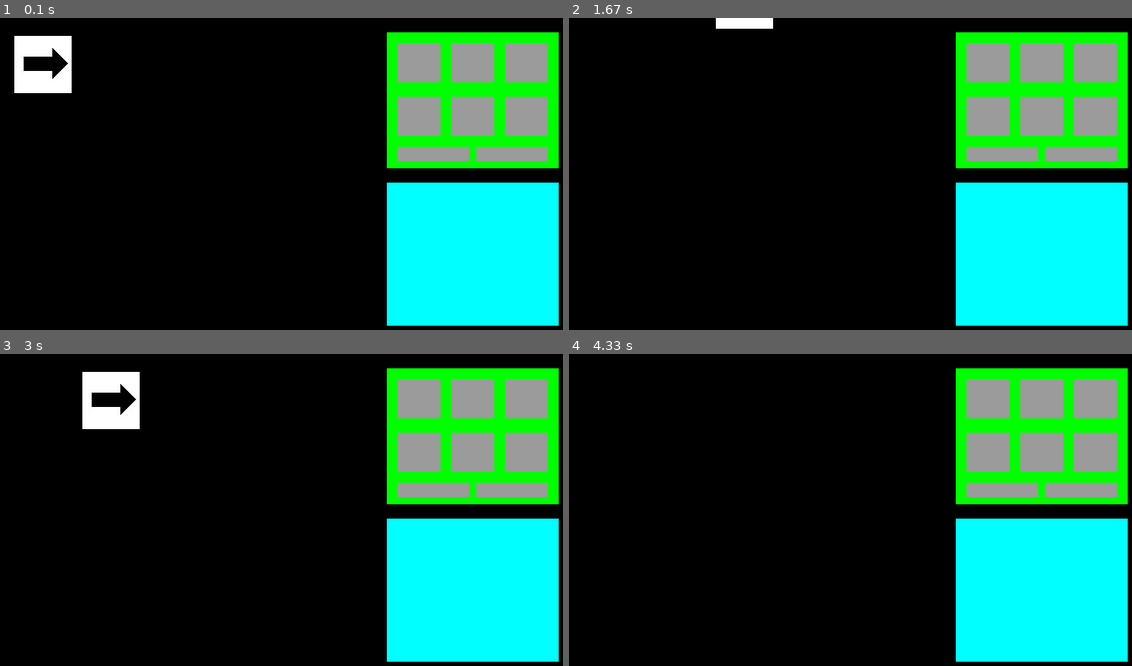
Above: before the commit, frames 1-4 (two rows, left to right).
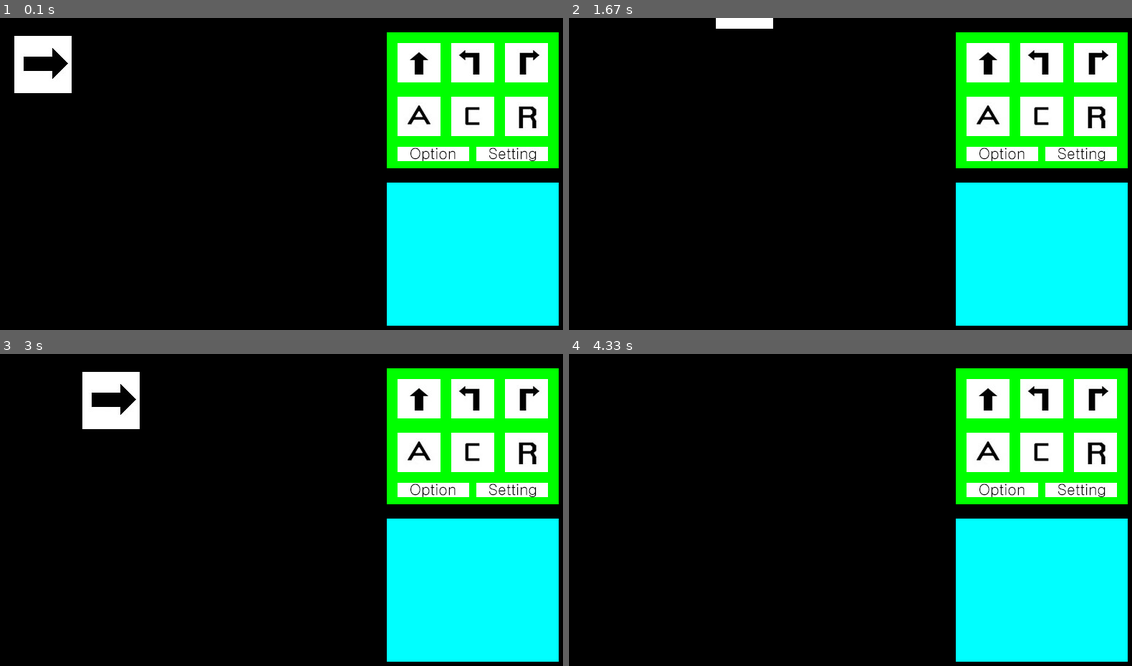
Above: after the commit, the same moments.

Repository: Jeohang/PYPYGAME
Game: pygame game, started from SQW.py
The game is run twice, just before and just after one commit, with the same random seed, the same clock (stepped at 60 frames per second) and the same inputs.
Inputs (mouse positions are in pixels of both pictures, inside the frame that each line leads up to):
- Up to frame 1 (0.1 s): no input
- Up to frame 2 (1.67 s): click (856, 180) at 0.38 s; hold Right 0.67-1.13 s; hold Up 1.17-1.47 s; hold Right from 1.5 s (still down)
- Up to frame 3 (3 s): release Right at 1.97 s; hold Left 2-2.53 s; hold Down 2.57-2.87 s; hold Left from 2.9 s (still down)
- Up to frame 4 (4.33 s): release Left at 3.3 s; hold Up 3.33-3.7 s

The runs differ from the first frame. In frame 1, 6.8% of the frame differs, in the area x 70-98%, y 8-46%; in frame 2, 6.8%; in frame 3, 6.8%; in frame 4, 6.8%.

Commit message:
Change square box to arrow button, attach button file.

Diff:
--- a/SQW.py
+++ b/SQW.py
@@ -10,6 +10,14 @@
     rect_x = 80
     rect_y = 80
     arrow = pg.image.load("arrow.jpg")
+    straight = pg.image.load("straight.jpg")
+    left = pg.image.load("left.jpg")
+    right = pg.image.load("right.jpg")
+    action = pg.image.load("action.jpg")
+    clear = pg.image.load("clear.jpg")
+    run = pg.image.load("run.jpg")
+    setting = pg.image.load("setting.jpg")
+    option = pg.image.load("option.jpg")
     a = 20
     b = 25
 
@@ -25,6 +33,30 @@
 
     def moving_arrow(x, y):
         Map.ourScreen.blit(Map.arrow, (x, y))
+
+    def straight(x, y):
+        Map.ourScreen.blit(Map.straight, (x, y))
+
+    def left(x, y):
+        Map.ourScreen.blit(Map.left, (x, y))
+
+    def right(x, y):
+        Map.ourScreen.blit(Map.right, (x, y))
+
+    def action(x, y):
+        Map.ourScreen.blit(Map.action, (x, y))
+
+    def clear(x, y):
+        Map.ourScreen.blit(Map.clear, (x, y))
+
+    def run(x, y):
+        Map.ourScreen.blit(Map.run, (x, y))
+
+    def setting(x, y):
+        Map.ourScreen.blit(Map.setting, (x, y))
+
+    def option(x, y):
+        Map.ourScreen.blit(Map.option, (x, y))
 
 
 def __main__():
@@ -76,14 +108,14 @@
         if pressed[pg.K_LEFT]: Map.a -= 5
         # pg.draw.rect(Map.ourScreen, (255, 255, 255), pg.Rect(20, 20, 500, 410))  # running part
         pg.draw.rect(Map.ourScreen, (0, 255, 0), pg.Rect(540, 20, 240, 190))  # button part
-        pg.draw.rect(Map.ourScreen, (155, 155, 155), pg.Rect(555, 35, 60, 55))  # 555, 35, 60, 55
-        pg.draw.rect(Map.ourScreen, (155, 155, 155), pg.Rect(630, 35, 60, 55))  # 630, 35, 60, 55
-        pg.draw.rect(Map.ourScreen, (155, 155, 155), pg.Rect(705, 35, 60, 55))  # 705, 35, 60, 55
-        pg.draw.rect(Map.ourScreen, (155, 155, 155), pg.Rect(555, 110, 60, 55))  # 555, 110, 60, 55
-        pg.draw.rect(Map.ourScreen, (155, 155, 155), pg.Rect(630, 110, 60, 55))  # 630, 110, 60, 55
-        pg.draw.rect(Map.ourScreen, (155, 155, 155), pg.Rect(705, 110, 60, 55))   # 705, 110, 60, 55
-        pg.draw.rect(Map.ourScreen, (155, 155, 155), pg.Rect(555, 180, 100, 20))  # 555, 180, 100, 20
-        pg.draw.rect(Map.ourScreen, (155, 155, 155), pg.Rect(665, 180, 100, 20))  # 665, 180, 100, 20
+        Action.straight(555, 35)
+        Action.left(630, 35)
+        Action.right(705, 35)
+        Action.action(555, 110)
+        Action.clear(630, 110)
+        Action.run(705, 110)
+        Action.option(555, 180)
+        Action.setting(665, 180)
         pg.draw.rect(Map.ourScreen, (0, 255, 255), pg.Rect(540, 230, 240, 200))  # function part
         pg.display.flip()
         clock.tick(60)
Binary file added: action.jpg
Binary file added: clear.jpg
Binary file added: left.jpg
Binary file added: option.jpg
Binary file added: right.jpg
Binary file added: run.jpg
Binary file added: setting.jpg
Binary file added: straight.jpg
